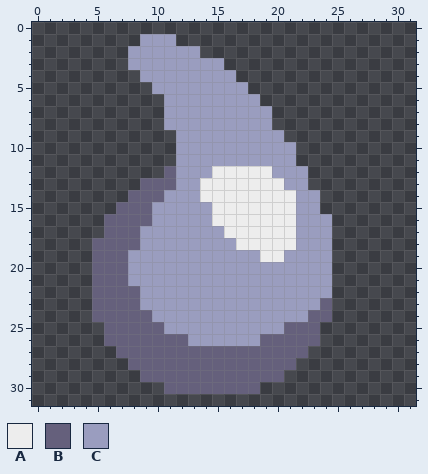
One commit to this pixel-art sprite: sprites/liquids/gastric-juice.png. Above, as it was before the edit.
The file is 32x32 pixels.
Palette (. is transparent): A #ededed  B #65607c  C #9a9dbf
And afterwards:
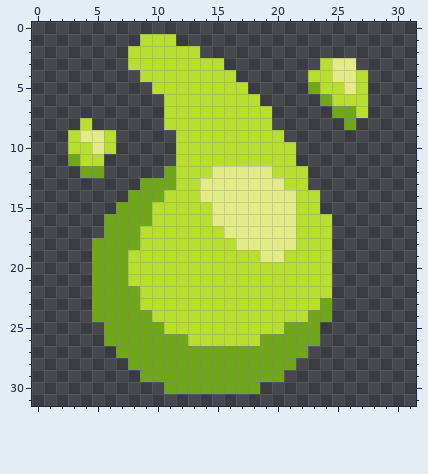
The edit:
Colour A changes from #ededed to #e2eb86.
Colour B changes from #65607c to #70a619.
Colour C changes from #9a9dbf to #b8de2f.
There is now colour A in rows 3 to 4 at x 25 to 26; in row 5 at x 26; in row 9 at x 4 to 5; in row 10 at x 5.
There is now colour B in row 5 at x 23; in row 6 at x 24; in row 7 at x 25 to 26; in row 8 at x 26; in row 11 at x 3; in row 12 at x 4 to 5.
There is now colour C in row 3 at x 24; in row 4 at x 23 to 24 and 27; in row 5 at x 24 to 25 and 27; in row 6 at x 25 to 27; in row 7 at x 27; in row 8 at x 4.
There is now colour C in row 9 at x 3 and 6; in row 10 at x 3 to 4 and 6; in row 11 at x 4 to 5.
Pixel boxes of the changes (left, top, right, bottom) in both pictures:
changed: (68, 34, 368, 394)
